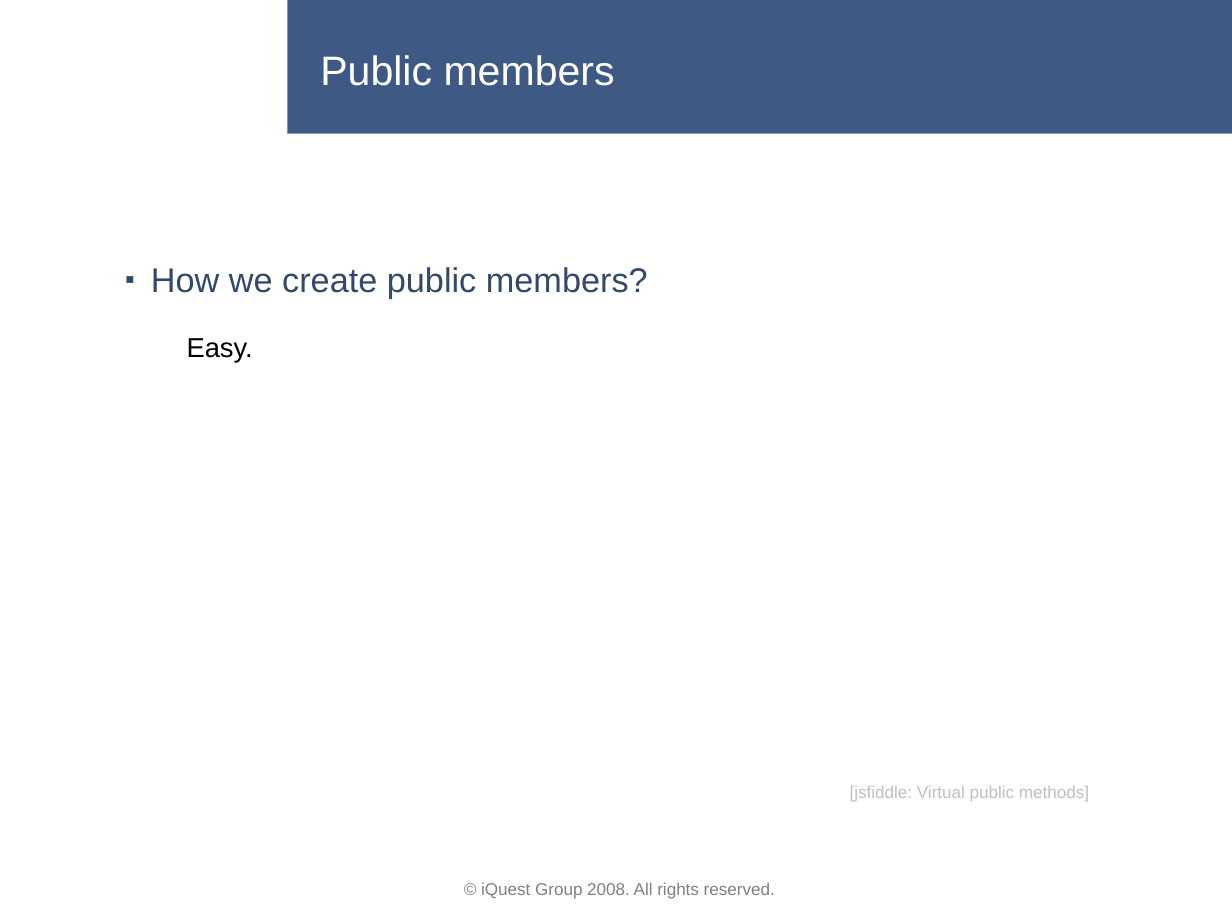
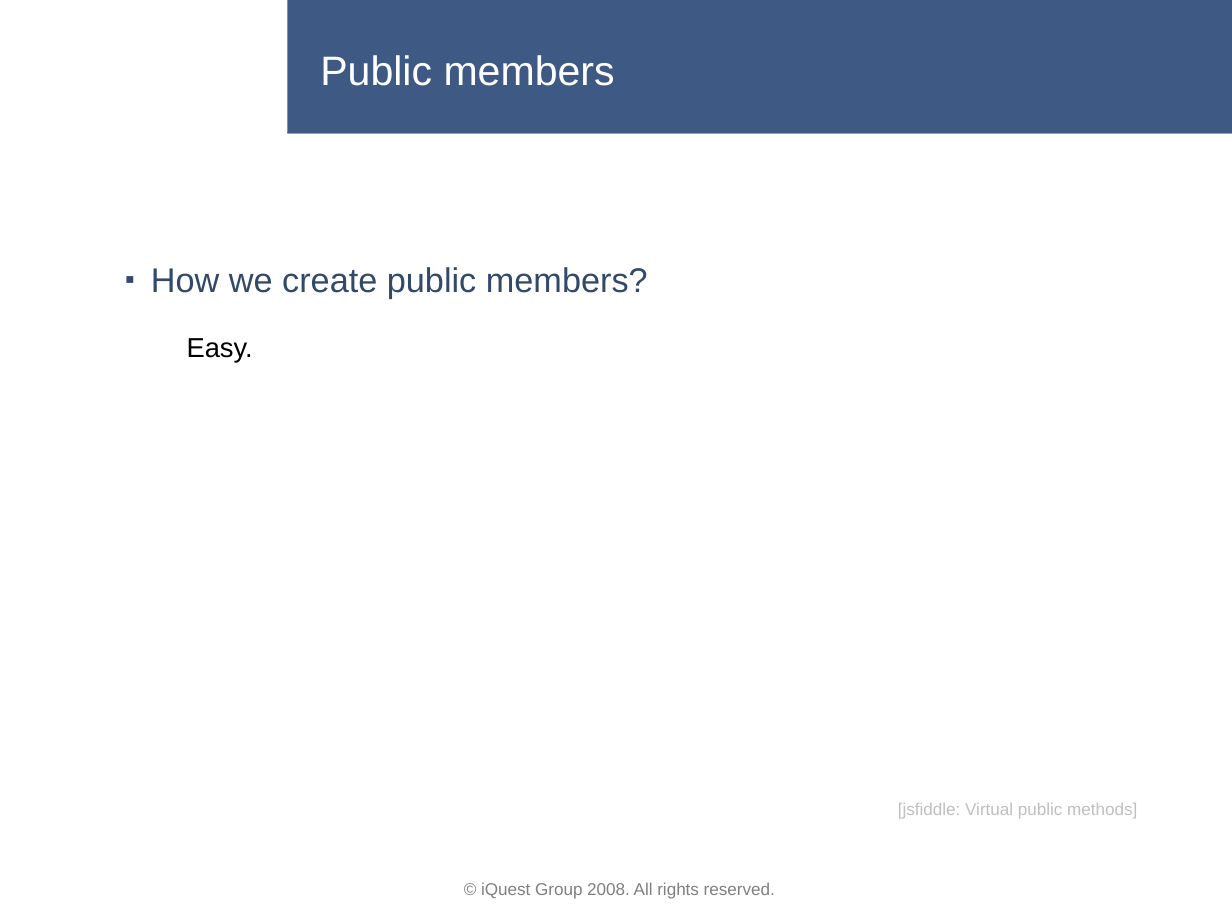
Before and after one commit to lastunicorn/BioCalcJs, a slide deck: slide 21 of doc/BioCalc Presentation.pptx (slide 18 before the commit). Drawn at 1232x924 pixels with LibreOffice and Linux fonts; fonts in the diff are those of the drawing; background and template pictures are left out. Boxes give left, top, right and bottom in pixels: in the first picture for what was removed or moved away, otherwise in the second. Text is boxed around its words. In the diff, an @@ line names an element or a change of style, - is before the commit and + after.

```diff
--- a/doc/BioCalc Presentation.pptx
+++ b/doc/BioCalc Presentation.pptx
@@ text "[jsfiddle: Virtual public methods]": place and size @@
-text "[jsfiddle: Virtual public methods]" at [850,786,1089,801]
+text "[jsfiddle: Virtual public methods]" at [898,803,1137,818]
```
Also in this commit, not shown: 12 other slides changed, 5 slides added, 2 other files.
